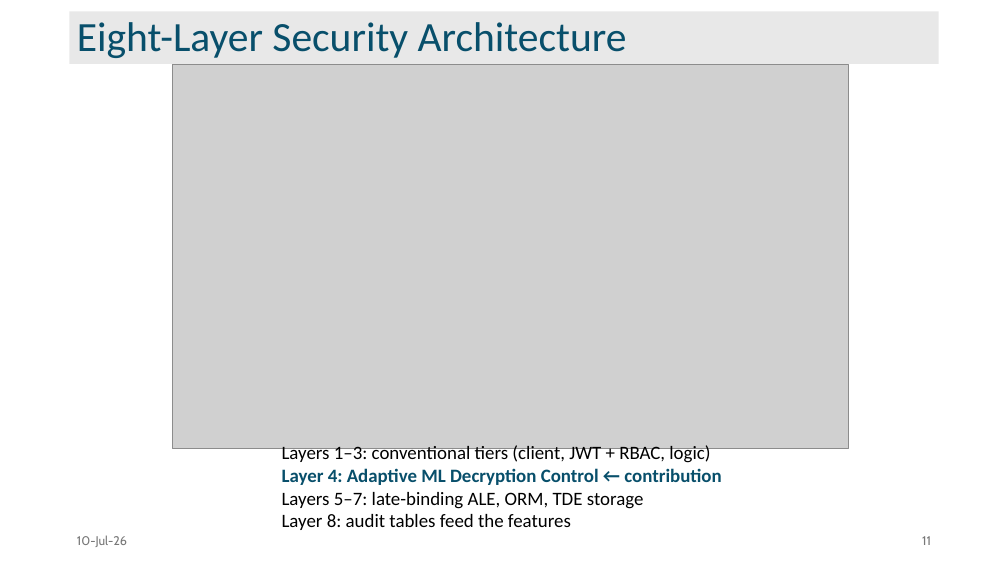
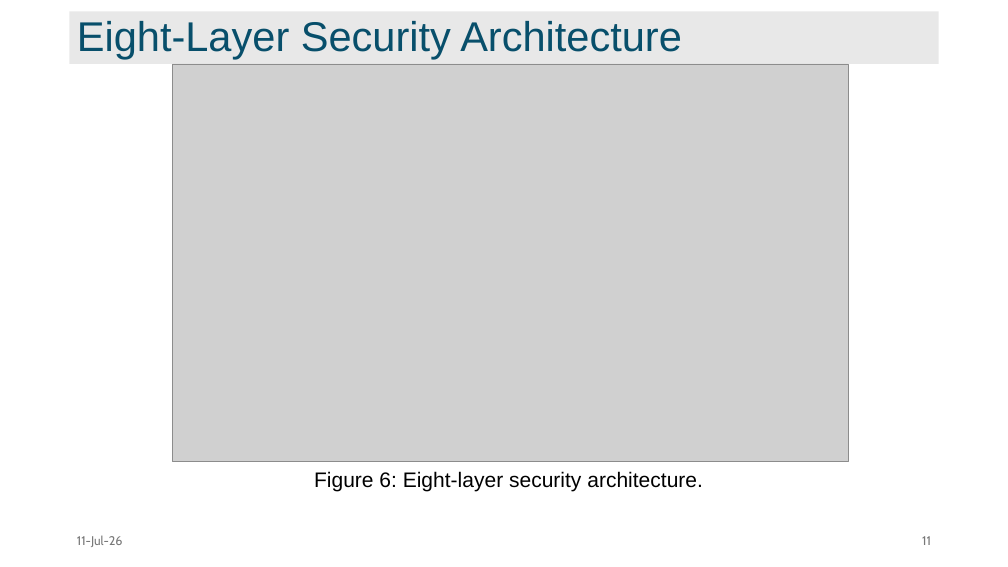
Before and after one commit to faiyaz103/adaptive-data-access-framework, a slide deck: slide 11 of report/main/2007103.pptx. Drawn at 1008x567 pixels with LibreOffice and Linux fonts; fonts in the diff are those of the drawing; grey boxes stand for pictures. Boxes give left, top, right and bottom in pixels: in the first picture for what was removed or moved away, otherwise in the second. Text is boxed around its words. In the diff, an @@ line names an element or a change of style, - is before the commit and + after.

```diff
--- a/report/main/2007103.pptx
+++ b/report/main/2007103.pptx
@@ title "Eight-Layer Security Architecture" at [70, 11, 939, 64]: font Calibri to Arial @@
@@ picture: place and size @@
-picture at [172, 64, 848, 449]
+picture at [172, 64, 848, 462]
@@ text removed at [282, 444, 721, 530] @@
-Layers 1–3: conventional tiers (client, JWT + RBAC, logic)
-Layer 4: Adaptive ML Decryption Control ← contribution
-Layers 5–7: late-binding ALE, ORM, TDE storage
-Layer 8: audit tables feed the features
@@ text added at [314, 471, 703, 491], 20 pt, text #000000 @@
+Figure 6: Eight-layer security architecture.
@@ text at [77, 535, 123, 547]: text changed @@
-10-Jul-26
+11-Jul-26
```
Also in this commit, not shown: 32 other slides changed, 1 slide added, 2 slides removed.
